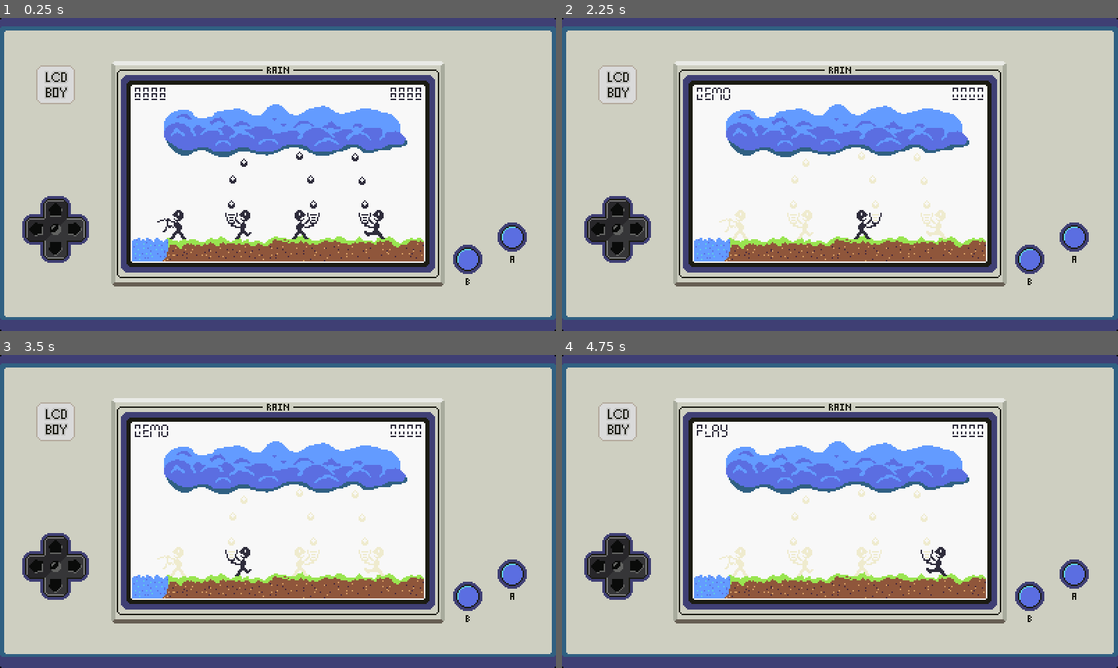
Above: before the commit, frames 1-4 (two rows, left to right).
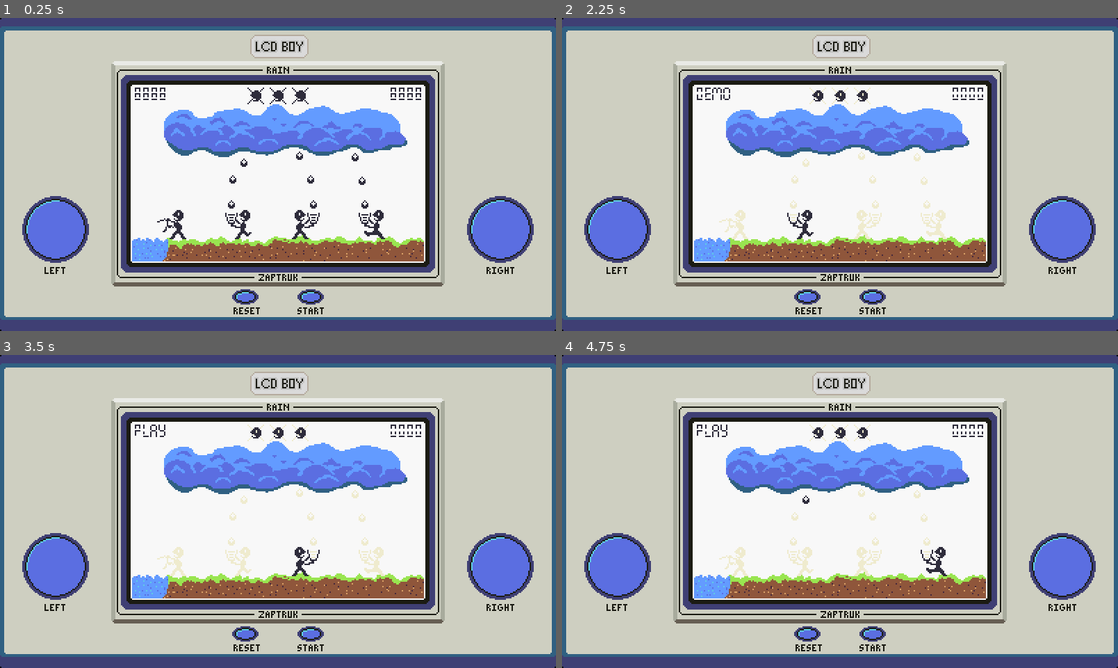
Above: after the commit, the same moments.

Repository: zapturk/PCGJ2025
Game: Godot game, scene res://Scenes/game.tscn
Two runs of this game, one before a commit and one after it. Both use one fixed random seed, a clock stepped at 60 frames per second and the inputs below.
Inputs (mouse positions are in pixels of both pictures, inside the frame that each line leads up to):
- Up to frame 1 (0.25 s): no input
- Up to frame 2 (2.25 s): click (1062, 230) at 0.52 s; click (617, 230) at 1.27 s; click (806, 302) at 2.02 s
- Up to frame 3 (3.5 s): click (311, 639) at 2.77 s
- Up to frame 4 (4.75 s): click (873, 639) at 3.52 s; tap Enter (ui_accept) at 4.25, 4.35, 4.52 s; move the mouse to (962, 495) at 4.27 s; hold Right (ui_right) from 4.28 s (still down); click (962, 495) at 4.42 s

The runs differ from the first frame. In frame 1, 5.9% of the frame differs, in the area x 4-96%, y 5-95%; in frame 2, 6.2%; in frame 3, 6.3%; in frame 4, 6.0%.

Commit message:
game done no sound

Diff:
--- a/lcdboy/Scenes/rain.tscn
+++ b/lcdboy/Scenes/rain.tscn
@@ -6,6 +6,7 @@
 [ext_resource type="Script" uid="uid://dqrnusd83ehkj" path="res://Scripts/player.gd" id="4_pf7gp"]
 [ext_resource type="Texture2D" uid="uid://ccexrvxh0gob3" path="res://Images/WaterPlayer.png" id="5_1coce"]
 [ext_resource type="Script" uid="uid://dweb3f74j8gr7" path="res://Scenes/RainStream.gd" id="8_evofg"]
+[ext_resource type="Texture2D" uid="uid://bbd2yuxw3qmso" path="res://Images/lives.png" id="9_1coce"]
 [ext_resource type="PackedScene" uid="uid://76q5dj0ihias" path="res://Scenes/rain_drop.tscn" id="9_ts53q"]
 [ext_resource type="FontFile" uid="uid://8cgssymq7s7h" path="res://Fonts/Seven Segment.ttf" id="10_evofg"]
 
@@ -222,6 +223,45 @@
 }],
 "loop": true,
 "name": &"off",
+"speed": 5.0
+}]
+
+[sub_resource type="AtlasTexture" id="AtlasTexture_evofg"]
+atlas = ExtResource("9_1coce")
+region = Rect2(12, 0, 12, 12)
+
+[sub_resource type="AtlasTexture" id="AtlasTexture_ts53q"]
+atlas = ExtResource("9_1coce")
+region = Rect2(0, 0, 12, 12)
+
+[sub_resource type="AtlasTexture" id="AtlasTexture_uol4s"]
+atlas = ExtResource("9_1coce")
+region = Rect2(24, 0, 12, 12)
+
+[sub_resource type="SpriteFrames" id="SpriteFrames_mxx1n"]
+animations = [{
+"frames": [{
+"duration": 1.0,
+"texture": SubResource("AtlasTexture_evofg")
+}],
+"loop": true,
+"name": &"life",
+"speed": 5.0
+}, {
+"frames": [{
+"duration": 1.0,
+"texture": SubResource("AtlasTexture_ts53q")
+}],
+"loop": true,
+"name": &"off",
+"speed": 5.0
+}, {
+"frames": [{
+"duration": 1.0,
+"texture": SubResource("AtlasTexture_uol4s")
+}],
+"loop": true,
+"name": &"on",
 "speed": 5.0
 }]
 
@@ -273,6 +313,7 @@
 position = Vector2(167, 134)
 
 [node name="Timer" type="Timer" parent="RainStreamLeft"]
+one_shot = true
 
 [node name="RainStreamMiddle" type="Node2D" parent="."]
 position = Vector2(256, 48)
@@ -288,6 +329,7 @@
 position = Vector2(-30, 86)
 
 [node name="Timer" type="Timer" parent="RainStreamMiddle"]
+one_shot = true
 
 [node name="RainStreamRight" type="Node2D" parent="."]
 script = ExtResource("8_evofg")
@@ -302,8 +344,10 @@
 position = Vector2(263, 134)
 
 [node name="Timer" type="Timer" parent="RainStreamRight"]
+one_shot = true
 
 [node name="Timer" type="Timer" parent="."]
+wait_time = 1.4
 
 [node name="PlayDemo" type="Label" parent="."]
 offset_left = 96.0
@@ -327,7 +371,47 @@
 text = "0000"
 justification_flags = 131
 
+[node name="Life1" type="AnimatedSprite2D" parent="."]
+position = Vector2(184, 56)
+sprite_frames = SubResource("SpriteFrames_mxx1n")
+animation = &"on"
+
+[node name="Life2" type="AnimatedSprite2D" parent="."]
+position = Vector2(200, 56)
+sprite_frames = SubResource("SpriteFrames_mxx1n")
+animation = &"on"
+
+[node name="Life3" type="AnimatedSprite2D" parent="."]
+position = Vector2(216, 56)
+sprite_frames = SubResource("SpriteFrames_mxx1n")
+animation = &"on"
+
+[node name="RightBtn" type="TextureButton" parent="."]
+offset_left = 336.0
+offset_top = 128.0
+offset_right = 384.0
+offset_bottom = 176.0
+
+[node name="LeftBtn" type="TextureButton" parent="."]
+offset_left = 16.0
+offset_top = 128.0
+offset_right = 64.0
+offset_bottom = 176.0
+
+[node name="ResetBtn" type="TextureButton" parent="."]
+offset_left = 160.0
+offset_top = 192.0
+offset_right = 192.0
+offset_bottom = 216.0
+
+[node name="StartBtn" type="TextureButton" parent="."]
+offset_left = 208.0
+offset_top = 192.0
+offset_right = 240.0
+offset_bottom = 216.0
+
 [connection signal="getPoints" from="WaterPlayer" to="." method="_on_water_player_get_points"]
+[connection signal="loseLife" from="WaterPlayer" to="." method="_on_water_player_lose_life"]
 [connection signal="dropDone" from="RainStreamLeft" to="WaterPlayer" method="_on_rain_stream_left_drop_done"]
 [connection signal="timeout" from="RainStreamLeft/Timer" to="RainStreamLeft" method="_on_timer_timeout"]
 [connection signal="dropDone" from="RainStreamMiddle" to="WaterPlayer" method="_on_rain_stream_middle_drop_done"]
@@ -335,3 +419,7 @@
 [connection signal="dropDone" from="RainStreamRight" to="WaterPlayer" method="_on_rain_stream_right_drop_done"]
 [connection signal="timeout" from="RainStreamRight/Timer" to="RainStreamRight" method="_on_timer_timeout"]
 [connection signal="timeout" from="Timer" to="." method="_on_timer_timeout"]
+[connection signal="button_down" from="RightBtn" to="WaterPlayer" method="_on_right_btn_button_down"]
+[connection signal="button_down" from="LeftBtn" to="WaterPlayer" method="_on_left_btn_button_down"]
+[connection signal="button_down" from="ResetBtn" to="." method="_on_reset_btn_button_down"]
+[connection signal="button_down" from="StartBtn" to="." method="_on_start_btn_button_down"]
--- a/lcdboy/Scripts/player.gd
+++ b/lcdboy/Scripts/player.gd
@@ -41,9 +41,9 @@
 			moveRight()
 		buffer = 0.0
 	elif gameState == gameStates.play:
-		if Input.is_action_just_pressed("ui_right"):
+		if Input.is_action_just_pressed("Right"):
 			moveRight()
-		elif Input.is_action_just_pressed("ui_left"):
+		elif Input.is_action_just_pressed("Left"):
 			moveLeft()
 
 func startPlay() -> void:
@@ -66,6 +66,7 @@
 	right.play("off")
 
 func startDemo() -> void:
+	bucketFillLevel = 0
 	gameState = gameStates.demo
 	playCurrentPlayer()
 
@@ -162,3 +163,13 @@
 		getPoints.emit(1)
 	else:
 		loseLife.emit()
+
+
+func _on_left_btn_button_down() -> void:
+	if gameState == gameStates.play:
+		moveLeft()
+
+
+func _on_right_btn_button_down() -> void:
+	if gameState == gameStates.play:
+		moveRight()
--- a/lcdboy/Scripts/rain.gd
+++ b/lcdboy/Scripts/rain.gd
@@ -15,6 +15,10 @@
 @onready var playDemo := $PlayDemo
 @onready var points := 0
 @onready var lives := 3
+@onready var live1 := $Life1
+@onready var live2 := $Life2
+@onready var live3 := $Life3
+@onready var highScore := 0
 
 # Called when the node enters the scene tree for the first time.
 func _ready() -> void:
@@ -25,14 +29,11 @@
 func _process(_delta: float) -> void:
 	$Score.text = str(points).pad_zeros(4)
 
-	if currentState == state.demo && Input.is_action_just_pressed("ui_accept"):
+	if currentState == state.demo && Input.is_action_just_pressed("Start"):
 		startPlay()
 
-	if currentState == state.play && Input.is_action_just_pressed("restart"):
-		allOn()
-		currentState = state.restart
-		points = 0
-		$Timer.start()
+	if currentState == state.play && Input.is_action_just_pressed("Restart"):
+		restartGame()
 
 
 func _on_timer_timeout() -> void:
@@ -56,6 +57,9 @@
 	rainLeft.allOn()
 	rainMiddle.allOn()
 	rainRight.allOn()
+	live1.play("on")
+	live2.play("on")
+	live3.play("on")
 	playDemo.text = "8888"
 	points = 8888
 
@@ -64,20 +68,59 @@
 	rainLeft.startDemo()
 	rainMiddle.startDemo()
 	rainRight.startDemo()
+	live1.play("life")
+	live2.play("life")
+	live3.play("life")
 	playDemo.text = "DEMO"
 	currentState = state.demo
-	points = 0
+	points = highScore
 
 func startPlay() -> void:
 	player.startPlay()
 	rainLeft.startPlay()
 	rainMiddle.startPlay()
 	rainRight.startPlay()
+	live1.play("life")
+	live2.play("life")
+	live3.play("life")
 	playDemo.text = "PLAY"
+	lives = 3
 	points = 0
 	currentState = state.play
 	$Timer.start(1.5)
 
+func restartGame() -> void:
+	allOn()
+	currentState = state.restart
+	points = 0
+	$Timer.start()
+
 
 func _on_water_player_get_points(newPoints: int) -> void:
 	points += newPoints
+
+func _on_water_player_lose_life() -> void:
+	lives -= 1
+
+	if lives == 2:
+		live1.play("on")
+	elif lives == 1:
+		live2.play("on")
+	elif lives == 0:
+		live3.play("on")
+	else:
+		if points > highScore:
+			highScore = points
+		allOn()
+		currentState = state.restart
+		$Timer.start()
+
+
+func _on_reset_btn_button_down() -> void:
+	if currentState == state.play:
+		restartGame()
+
+
+func _on_start_btn_button_down() -> void:
+	if currentState == state.demo:
+		startPlay()
--- a/lcdboy/project.godot
+++ b/lcdboy/project.godot
@@ -29,9 +29,32 @@
 
 [input]
 
-restart={
+Restart={
 "deadzone": 0.2,
 "events": [Object(InputEventKey,"resource_local_to_scene":false,"resource_name":"","device":-1,"window_id":0,"alt_press …(192 unchanged characters)…
+, Object(InputEventJoypadButton,"resource_local_to_scene":false,"resource_name":"","device":-1,"button_index":4,"pressure":0.0,"pressed":true,"script":null)
+]
+}
+Left={
+"deadzone": 0.2,
+"events": [Object(InputEventKey,"resource_local_to_scene":false,"resource_name":"","device":-1,"window_id":0,"alt_pressed":false,"shift_pressed":false,"ctrl_pressed":false,"meta_pressed":false,"pressed":false,"keycode":0,"physical_keycode":65,"key_label":0,"unicode":97,"location":0,"echo":false,"script":null)
+, Object(InputEventKey,"resource_local_to_scene":false,"resource_name":"","device":-1,"window_id":0,"alt_pressed":false,"shift_pressed":false,"ctrl_pressed":false,"meta_pressed":false,"pressed":false,"keycode":0,"physical_keycode":4194319,"key_label":0,"unicode":0,"location":0,"echo":false,"script":null)
+, Object(InputEventJoypadButton,"resource_local_to_scene":false,"resource_name":"","device":-1,"button_index":13,"pressure":0.0,"pressed":true,"script":null)
+, Object(InputEventJoypadButton,"resource_local_to_scene":false,"resource_name":"","device":-1,"button_index":2,"pressure":0.0,"pressed":true,"script":null)
+]
+}
+Right={
+"deadzone": 0.2,
+"events": [Object(InputEventKey,"resource_local_to_scene":false,"resource_name":"","device":-1,"window_id":0,"alt_pressed":false,"shift_pressed":false,"ctrl_pressed":false,"meta_pressed":false,"pressed":false,"keycode":0,"physical_keycode":68,"key_label":0,"unicode":100,"location":0,"echo":false,"script":null)
+, Object(InputEventKey,"resource_local_to_scene":false,"resource_name":"","device":-1,"window_id":0,"alt_pressed":false,"shift_pressed":false,"ctrl_pressed":false,"meta_pressed":false,"pressed":false,"keycode":0,"physical_keycode":4194321,"key_label":0,"unicode":0,"location":0,"echo":false,"script":null)
+, Object(InputEventJoypadButton,"resource_local_to_scene":false,"resource_name":"","device":-1,"button_index":14,"pressure":0.0,"pressed":true,"script":null)
+, Object(InputEventJoypadButton,"resource_local_to_scene":false,"resource_name":"","device":-1,"button_index":1,"pressure":0.0,"pressed":true,"script":null)
+]
+}
+Start={
+"deadzone": 0.2,
+"events": [Object(InputEventKey,"resource_local_to_scene":false,"resource_name":"","device":-1,"window_id":0,"alt_pressed":false,"shift_pressed":false,"ctrl_pressed":false,"meta_pressed":false,"pressed":false,"keycode":0,"physical_keycode":4194309,"key_label":0,"unicode":0,"location":0,"echo":false,"script":null)
+, Object(InputEventJoypadButton,"resource_local_to_scene":false,"resource_name":"","device":-1,"button_index":6,"pressure":0.0,"pressed":true,"script":null)
 ]
 }
 
Binary file added: lcdboy/Images/Button.aseprite
Binary file added: lcdboy/Images/Button.png
Not shown, added: lcdboy/Images/Button.png.import
Binary file changed: lcdboy/Images/LCDBoy.aseprite
Binary file changed: lcdboy/Images/LCDBoy.png
Binary file added: lcdboy/Images/button2.aseprite
Binary file added: lcdboy/Images/button2.png
Not shown, added: lcdboy/Images/button2.png.import
Binary file added: lcdboy/Images/lives.aseprite
Binary file added: lcdboy/Images/lives.png
Not shown, added: lcdboy/Images/lives.png.import
Not shown: 1 places in lcdboy/Scenes/rain.tscn that only renumber resources
(and 10 more such lines)
